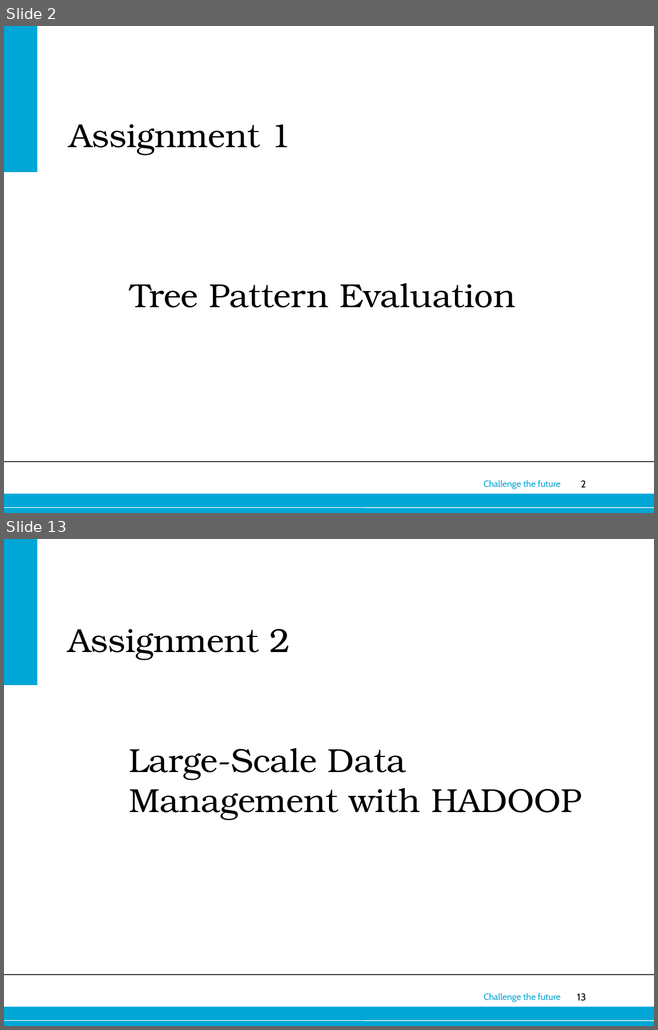
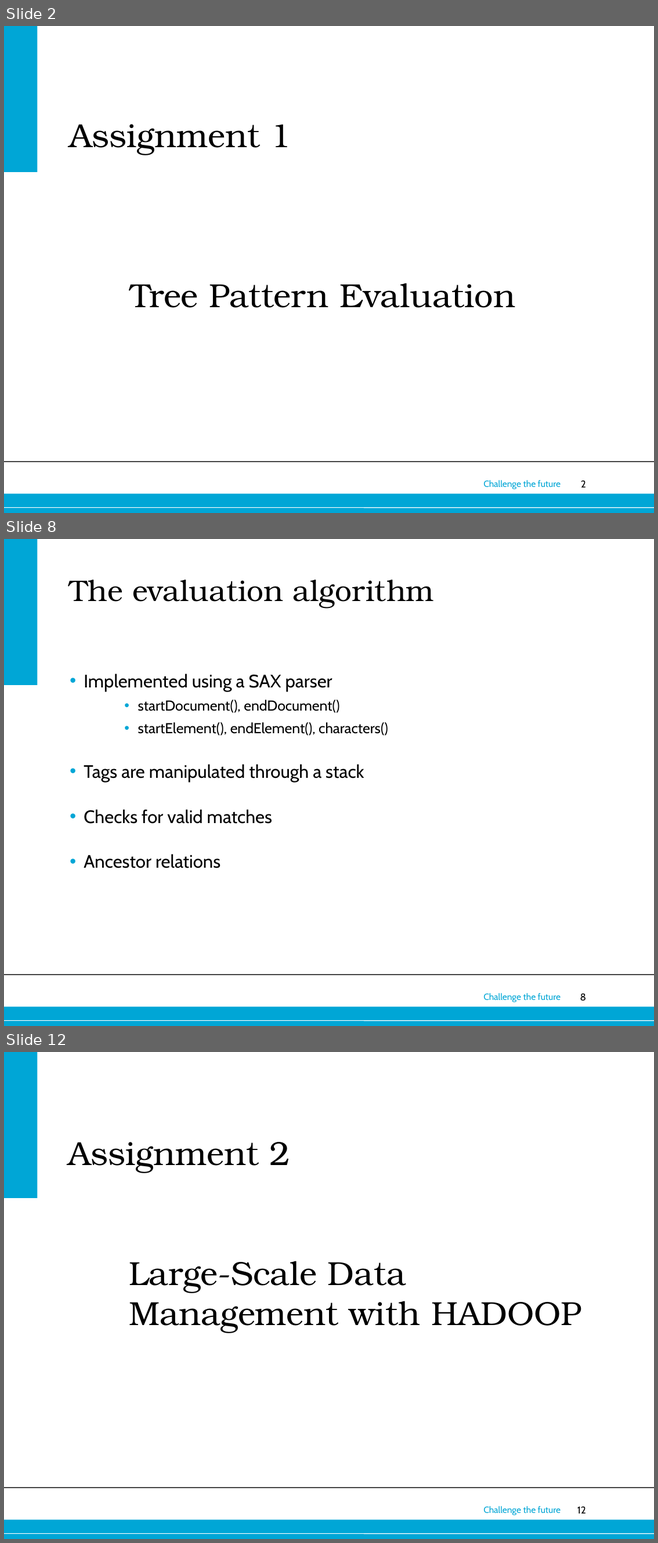
Before and after one commit to ioanajivet/wdm, a slide deck: presentation/presentation web.pptx. Shown one above the other, each under a label of ours: slides 2 and 13 before the commit, slides 2, 8 and 12 after it; the slides between them are not shown. The pictures are 658x1030 and 658x1543 pixels, drawn with LibreOffice and Linux fonts; fonts in the diff are those of the drawing; background and template pictures are left out. Boxes give left, top, right and bottom in pixels: in the first picture for what was removed or moved away, otherwise in the second. Text is boxed around its words. In the diff, an @@ line names an element or a change of style, - is before the commit and + after.

```diff
--- a/presentation/presentation web.pptx
+++ b/presentation/presentation web.pptx
@@ slide 8 added at box(4, 539, 654, 1026), background #FFFFFF; not listed: 6 template elements that a slide beside it also shows @@
@@ title added at box(69, 580, 434, 608), 33 pt, text #000000 @@
+The evaluation algorithm
@@ text added at box(83, 674, 388, 868), 20 pt, text #000000 @@
+• Implemented using a SAX parser
+    • startDocument(), endDocument()
+    • startElement(), endElement(), characters()
+• Tags are manipulated through a stack
+• Checks for valid matches
+• Ancestor relations
@@ what was slide 13 is now slide 12 @@
@@ page number at box(577, 1507, 586, 1514): text changed @@
-13
+12
```
Also in this commit, not shown: 5 slides changed, 3 other slides added, 5 slides removed.
